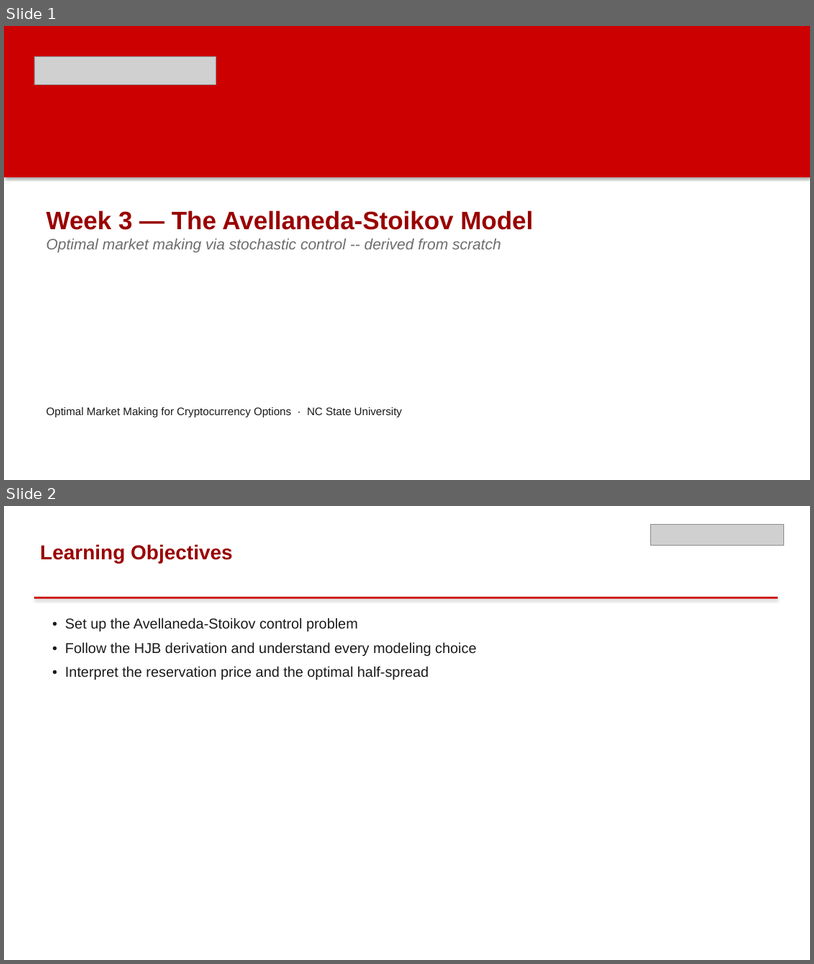
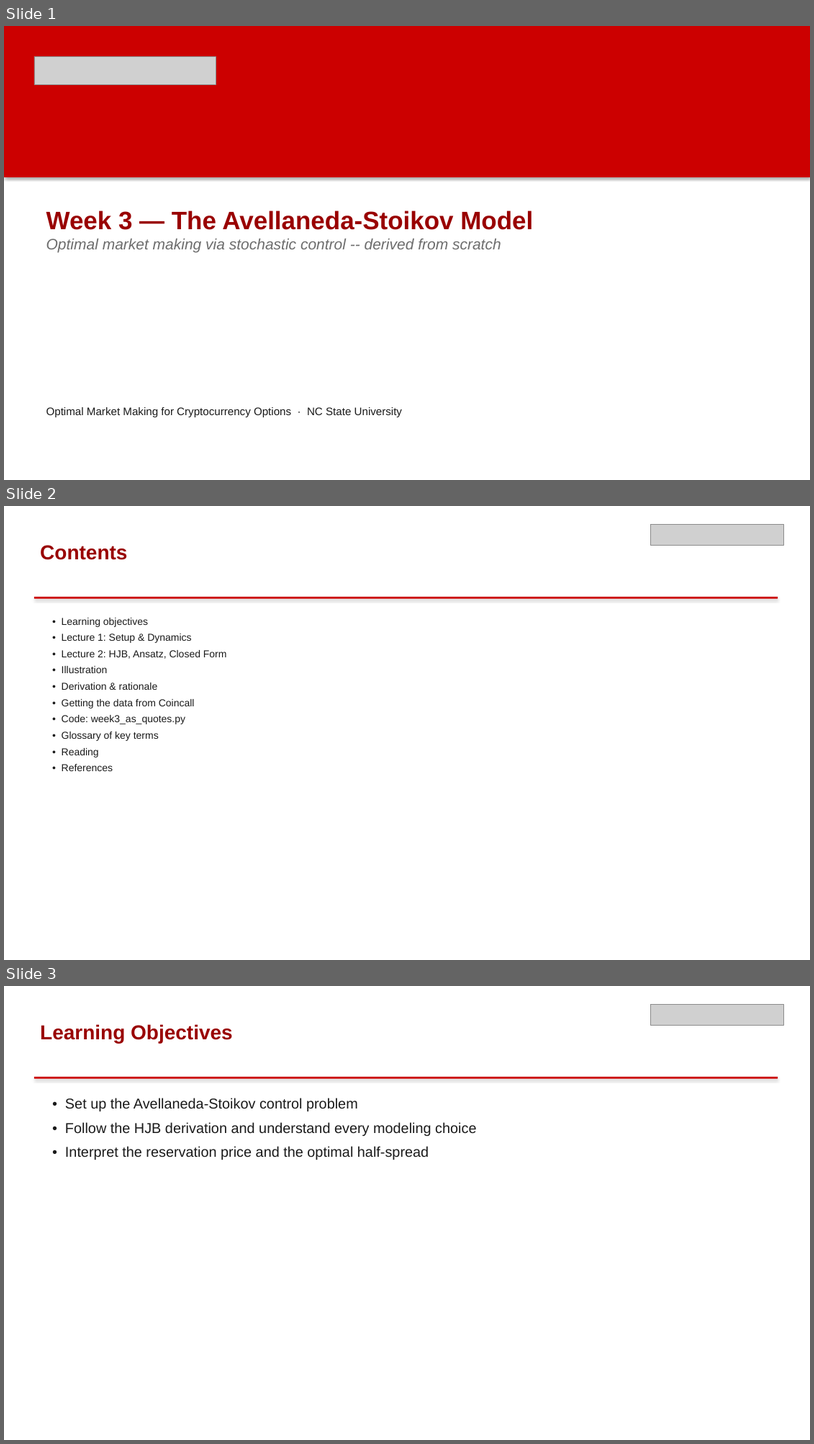
Before and after one commit to dendisuhubdy/ncsu_finmath_summer_2026, a slide deck: weekly_presentations/week03_avellaneda_stoikov.pptx. Shown one above the other, each under a label of ours: slides 1 and 2 before the commit, slides 1, 2 and 3 after it. The pictures are 814x964 and 814x1444 pixels, drawn with LibreOffice and Linux fonts; fonts in the diff are those of the drawing; grey boxes stand for pictures. Boxes give left, top, right and bottom in pixels: in the first picture for what was removed or moved away, otherwise in the second. Text is boxed around its words. In the diff, an @@ line names an element or a change of style, - is before the commit and + after.

```diff
--- a/weekly_presentations/week03_avellaneda_stoikov.pptx
+++ b/weekly_presentations/week03_avellaneda_stoikov.pptx
@@ slide 2 added at <box>4,506,810,960</box>, background #FFFFFF @@
@@ picture added at <box>651,524,784,546</box> @@
@@ text added at <box>40,545,127,560</box>, 24 pt, text #990000, bold @@
+Contents
@@ rectangle added at <box>34,597,778,599</box>, fill #CC0000 @@
@@ text added at <box>62,618,227,771</box>, 12 pt, text #1A1A1A @@
+• Learning objectives
+• Lecture 1: Setup & Dynamics
+• Lecture 2: HJB, Ansatz, Closed Form
+• Illustration
+• Derivation & rationale
+• Getting the data from Coincall
+• Code: week3_as_quotes.py
+• Glossary of key terms
+• Reading
+• References
@@ what was slide 2 is now slide 3 @@
```
Also in this commit, not shown: 30 other files.
